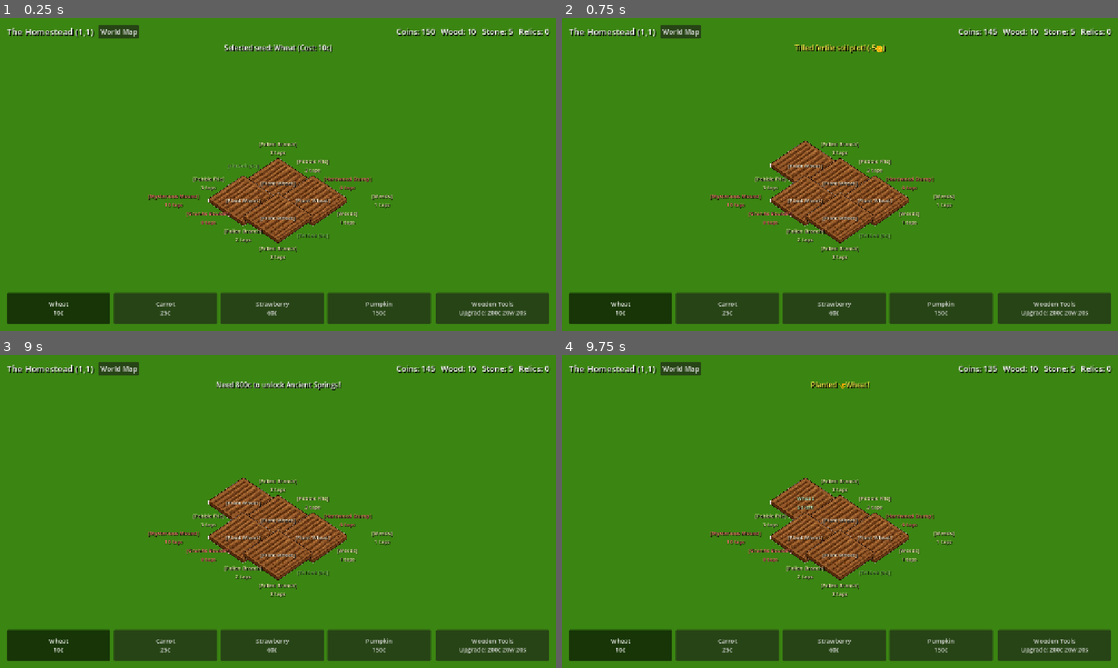
Above: before the commit, frames 1-4 (two rows, left to right).
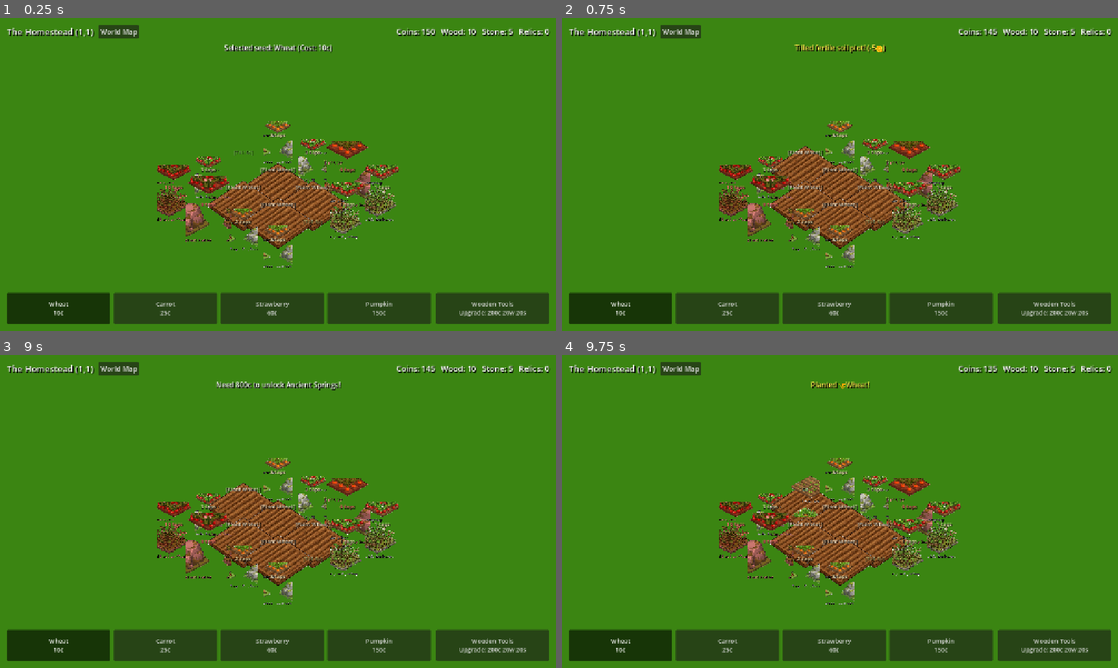
Above: after the commit, the same moments.

Repository: ShootyQ/FarmingApp
Game: Godot game, scene res://scenes/main.tscn
Two runs of this game, one before a commit and one after it. Both use one fixed random seed, a clock stepped at 60 frames per second and the inputs below.
Inputs (mouse positions are in pixels of both pictures, inside the frame that each line leads up to):
- Up to frame 1 (0.25 s): no input
- Up to frame 2 (0.75 s): click (840, 149) at 0.52 s
- Up to frame 3 (9 s): click "World Map" at 1.25 s; click "Wheat 10c" at 2 s; click "Carrot 25c" at 2.75 s; click "Strawberry 60c" at 3.5 s; click "Pumpkin 150c" at 4.25 s; click "Wooden Tools Upgrade: 200c 20…" at 5 s; click "[LOCKED] (Far away)" at 5.75 s; click "[LOCKED] Whispering Forest Un…" at 6.5 s; click "[LOCKED] (Far away)" at 7.25 s; click "[LOCKED] Ancient Springs Unlo…" at 8 s; click "[CURRENT] The Homestead [Visi…" at 8.75 s
- Up to frame 4 (9.75 s): click (840, 486) at 9.52 s

The runs differ from the first frame. In frame 1, 7.2% of the frame differs, in the area x 26-72%, y 32-80%; in frame 2, 7.6%; in frame 3, 7.6%; in frame 4, 7.7%.

Commit message:
Add full isometric standing sprites for crops, stumps, boulders, and weeds with Y-sorting

Diff:
--- a/scripts/main.gd
+++ b/scripts/main.gd
@@ -1,7 +1,7 @@
 extends Control
 
 # FarmingApp: Authentic 2:1 Isometric FarmVille Engine
-# Seamless transparent diamond plots over vibrant pasture green
+# Full visual sprites for Crops, Stumps, Boulders, Weeds & Furrowed Soil
 
 const ISO_W = 160.0
 const ISO_H = 80.0
@@ -22,7 +22,15 @@
 @onready var map_modal = $HUD/MapModal
 @onready var map_grid = $HUD/MapModal/Panel/VBox/MapGrid
 
-var iso_soil_tex = preload("res://assets/tiles/iso_soil_clean.png")
+var tex_soil = preload("res://assets/tiles/iso_soil_clean.png")
+var tex_sprout = preload("res://assets/objects/sprout.png")
+var tex_crop_mid = preload("res://assets/objects/crop_mid.png")
+var tex_wheat = preload("res://assets/objects/wheat_mature.png")
+var tex_carrot = preload("res://assets/objects/carrot_mature.png")
+var tex_berry = preload("res://assets/objects/berry_mature.png")
+var tex_stump = preload("res://assets/objects/stump.png")
+var tex_boulder = preload("res://assets/objects/boulder.png")
+var tex_weed = preload("res://assets/objects/weed.png")
 
 var plot_nodes: Array[Node2D] = []
 
@@ -75,7 +83,6 @@
 	for child in plots_root.get_children():
 		child.queue_free()
 
-	# 4x4 isometric diamond grid
 	var origin_x = 0.0
 	var origin_y = -60.0
 	var empty_style = StyleBoxEmpty.new()
@@ -93,31 +100,39 @@
 		node.position = Vector2(iso_x, iso_y)
 		node.z_index = gx + gy # Natural isometric Y-sorting
 
-		# Layer 0: Furrowed Soil Diamond (100% transparent background)
+		# Layer 0: Furrowed Soil Diamond (Plowed FarmVille rows)
 		var soil_sprite = Sprite2D.new()
 		soil_sprite.name = "Soil"
-		soil_sprite.texture = iso_soil_tex
-		# Scale to match ISO_W exactly
+		soil_sprite.texture = tex_soil
+		# Centered on top diamond face
+		soil_sprite.offset = Vector2(0, 36)
 		var s = ISO_W / 475.0
 		soil_sprite.scale = Vector2(s, s)
-		soil_sprite.position = Vector2(0, 0)
 		soil_sprite.visible = false
 		node.add_child(soil_sprite)
 
-		# Layer 1: Floating Label Badge
+		# Layer 1: Standing Object Sprite (Tree Stump, Boulder, Crop, Weed)
+		var obj_sprite = Sprite2D.new()
+		obj_sprite.name = "ObjectSprite"
+		obj_sprite.offset = Vector2(0, -60)
+		obj_sprite.scale = Vector2(0.35, 0.35)
+		obj_sprite.visible = false
+		node.add_child(obj_sprite)
+
+		# Layer 2: Floating Info Badge
 		var badge = Label.new()
 		badge.name = "Badge"
 		badge.horizontal_alignment = HORIZONTAL_ALIGNMENT_CENTER
 		badge.vertical_alignment = VERTICAL_ALIGNMENT_CENTER
-		badge.custom_minimum_size = Vector2(140, 40)
-		badge.position = Vector2(-70, -20)
+		badge.custom_minimum_size = Vector2(140, 28)
+		badge.position = Vector2(-70, -45)
 		badge.add_theme_font_size_override("font_size", 12)
-		badge.add_theme_color_override("font_shadow_color", Color(0, 0, 0, 0.9))
+		badge.add_theme_color_override("font_shadow_color", Color(0, 0, 0, 0.95))
 		badge.add_theme_constant_override("shadow_offset_x", 1)
 		badge.add_theme_constant_override("shadow_offset_y", 1)
 		node.add_child(badge)
 
-		# Layer 2: Invisible Touch/Click Area
+		# Layer 3: Invisible Touch Area
 		var touch_btn = Button.new()
 		touch_btn.name = "TouchBtn"
 		touch_btn.custom_minimum_size = Vector2(ISO_W, ISO_H)
@@ -234,11 +249,13 @@
 		return
 	var node = plot_nodes[idx]
 	var soil_sprite = node.get_node("Soil") as Sprite2D
+	var obj_sprite = node.get_node("ObjectSprite") as Sprite2D
 	var badge = node.get_node("Badge") as Label
 
 	var tiles = GameState.sector_tiles.get(GameState.current_sector_coord, [])
 	if idx >= tiles.size():
 		soil_sprite.visible = false
+		obj_sprite.visible = false
 		badge.text = ""
 		return
 
@@ -247,39 +264,95 @@
 
 	match type:
 		"grass":
-			# Clean green pasture!
 			soil_sprite.visible = false
-			badge.text = "[Till Soil (5c)]"
-			badge.modulate = Color(0.7, 0.9, 0.6, 0.65)
+			obj_sprite.visible = false
+			badge.text = "[Till: 5c]"
+			badge.modulate = Color(0.7, 0.9, 0.6, 0.5)
 
 		"obstacle":
 			soil_sprite.visible = false
+			obj_sprite.visible = true
 			var obs = GameData.OBSTACLES[tile["obstacle_id"]]
-			badge.text = "[%s]\n%d taps" % [obs["name"], tile["taps_left"]]
+
+			match tile["obstacle_id"]:
+				"hardwood_stump":
+					obj_sprite.texture = tex_stump
+					obj_sprite.scale = Vector2(0.35, 0.35)
+				"granite_boulder":
+					obj_sprite.texture = tex_boulder
+					obj_sprite.scale = Vector2(0.35, 0.35)
+				"small_rock":
+					obj_sprite.texture = tex_boulder
+					obj_sprite.scale = Vector2(0.22, 0.22)
+				"small_wood":
+					obj_sprite.texture = tex_stump
+					obj_sprite.scale = Vector2(0.22, 0.22)
+				_:
+					obj_sprite.texture = tex_weed
+					obj_sprite.scale = Vector2(0.30, 0.30)
+
+			badge.text = "%d taps" % tile["taps_left"]
 			if obs["required_tool_tier"] > GameState.tool_tier:
 				badge.modulate = Color(1.0, 0.45, 0.45, 1.0)
+				obj_sprite.modulate = Color(1.0, 0.6, 0.6)
 			else:
 				badge.modulate = Color(1.0, 0.95, 0.75, 1.0)
+				obj_sprite.modulate = Color.WHITE
 
 		"soil":
 			soil_sprite.visible = true
 			var state = tile.get("state", "empty")
+
 			if state == "empty":
+				obj_sprite.visible = false
 				badge.text = "[Plant %s]" % GameState.selected_crop.capitalize()
-				badge.modulate = Color(1.0, 0.95, 0.85, 1.0)
+				badge.modulate = Color(1.0, 0.95, 0.85, 0.9)
+
+			elif state == "growing":
+				obj_sprite.visible = true
+				var now = Time.get_unix_time_from_system()
+				var elapsed = now - tile.get("plant_time", now)
+				var pct = elapsed / max(1.0, tile.get("grow_duration", 1.0))
+
+				# Sprout -> Half-grown
+				if pct < 0.5:
+					obj_sprite.texture = tex_sprout
+					obj_sprite.scale = Vector2(0.25, 0.25)
+				else:
+					obj_sprite.texture = tex_crop_mid
+					obj_sprite.scale = Vector2(0.32, 0.32)
+				obj_sprite.modulate = Color.WHITE
+
+				var remain = max(0.0, tile.get("grow_duration", 0.0) - elapsed)
+				badge.text = "%ds" % ceil(remain)
+				badge.modulate = Color(0.8, 1.0, 0.8, 1.0)
+
 			elif state == "ready":
-				var crop = GameData.CROPS[tile["crop"]]
+				obj_sprite.visible = true
+				var crop_id = tile["crop"]
+				match crop_id:
+					"wheat":
+						obj_sprite.texture = tex_wheat
+						obj_sprite.scale = Vector2(0.38, 0.38)
+					"carrot":
+						obj_sprite.texture = tex_carrot
+						obj_sprite.scale = Vector2(0.38, 0.38)
+					"strawberry":
+						obj_sprite.texture = tex_berry
+						obj_sprite.scale = Vector2(0.38, 0.38)
+					_:
+						obj_sprite.texture = tex_wheat
+						obj_sprite.scale = Vector2(0.42, 0.42)
+
 				var is_mut = tile.get("is_mutated", false)
 				if is_mut:
-					badge.text = "**%s**\nHARVEST! (+%dc)" % [crop["mutated_name"].to_upper(), crop["mutated_reward"]]
+					obj_sprite.modulate = Color(1.2, 1.1, 0.4) # Glowing golden shimmer
+					badge.text = "GOLDEN! HARVEST (+%dc)" % GameData.CROPS[crop_id]["mutated_reward"]
 					badge.modulate = Color(1.0, 0.88, 0.2, 1.0)
 				else:
-					badge.text = "%s\nHARVEST! (+%dc)" % [crop["name"].to_upper(), crop["reward"]]
+					obj_sprite.modulate = Color.WHITE
+					badge.text = "HARVEST! (+%dc)" % GameData.CROPS[crop_id]["reward"]
 					badge.modulate = Color(1.0, 1.0, 0.4, 1.0)
-			elif state == "growing":
-				var crop = GameData.CROPS[tile["crop"]]
-				badge.text = "%s (Growing)" % crop["name"]
-				badge.modulate = Color(0.8, 1.0, 0.8, 1.0)
 
 func _update_active_crop_labels():
 	var tiles = GameState.sector_tiles.get(GameState.current_sector_coord, [])
@@ -287,15 +360,14 @@
 	for i in range(tiles.size()):
 		var tile = tiles[i]
 		if tile.get("type") == "soil" and tile.get("state") == "growing":
-			var crop = GameData.CROPS[tile["crop"]]
 			var elapsed = now - tile.get("plant_time", now)
 			var remain = max(0.0, tile.get("grow_duration", 0.0) - elapsed)
-			var badge = plot_nodes[i].get_node("Badge") as Label
-			if remain > 0:
-				badge.text = "%s\n%ds left" % [crop["name"], ceil(remain)]
-			else:
+			if remain <= 0.0:
 				tile["state"] = "ready"
 				_render_plot(i)
+			else:
+				var badge = plot_nodes[i].get_node("Badge") as Label
+				badge.text = "%ds" % ceil(remain)
 
 func _refresh_map_grid():
 	var idx = 0
Binary file added: assets/objects/berry_mature.png
Not shown, added: assets/objects/berry_mature.png.import
Binary file added: assets/objects/boulder.png
Not shown, added: assets/objects/boulder.png.import
Binary file added: assets/objects/carrot_mature.png
Not shown, added: assets/objects/carrot_mature.png.import
Binary file added: assets/objects/crop_mid.png
Not shown, added: assets/objects/crop_mid.png.import
Binary file added: assets/objects/sprout.png
Not shown, added: assets/objects/sprout.png.import
Binary file added: assets/objects/stump.png
Not shown, added: assets/objects/stump.png.import
(and 4 more such lines)
